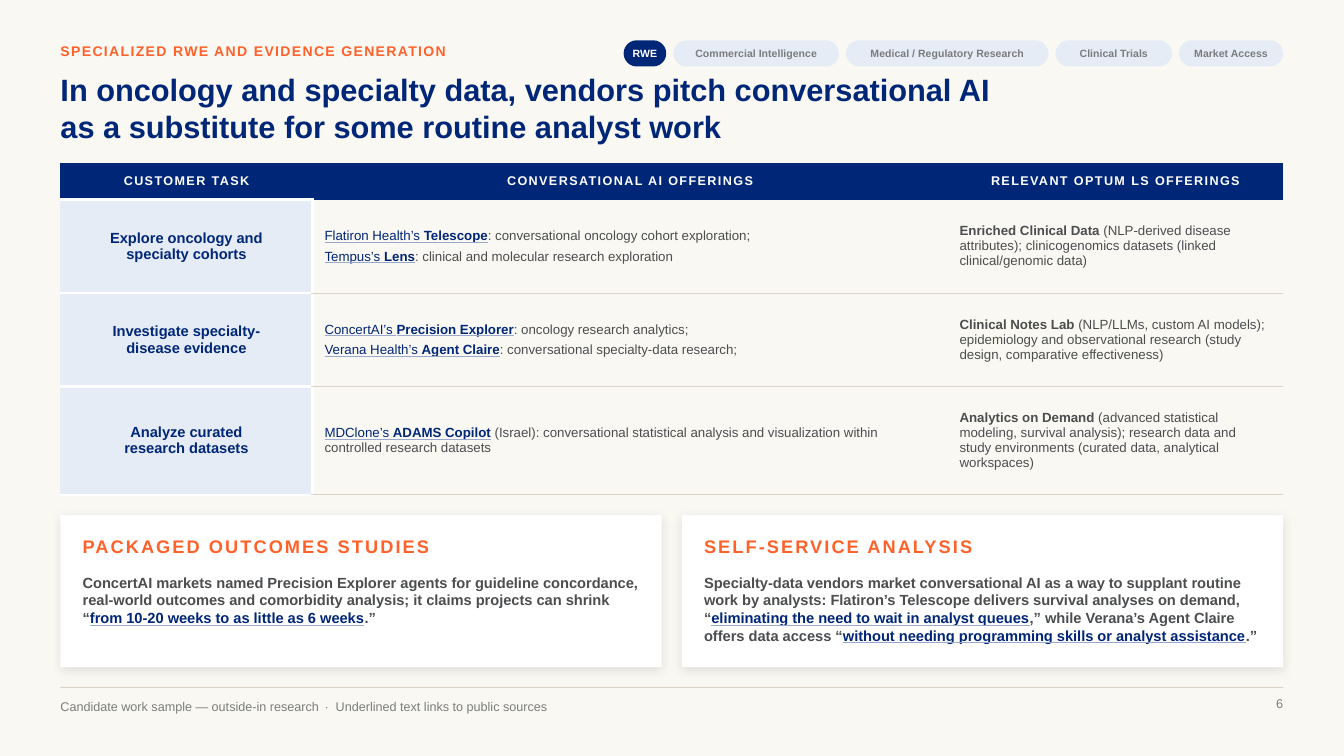
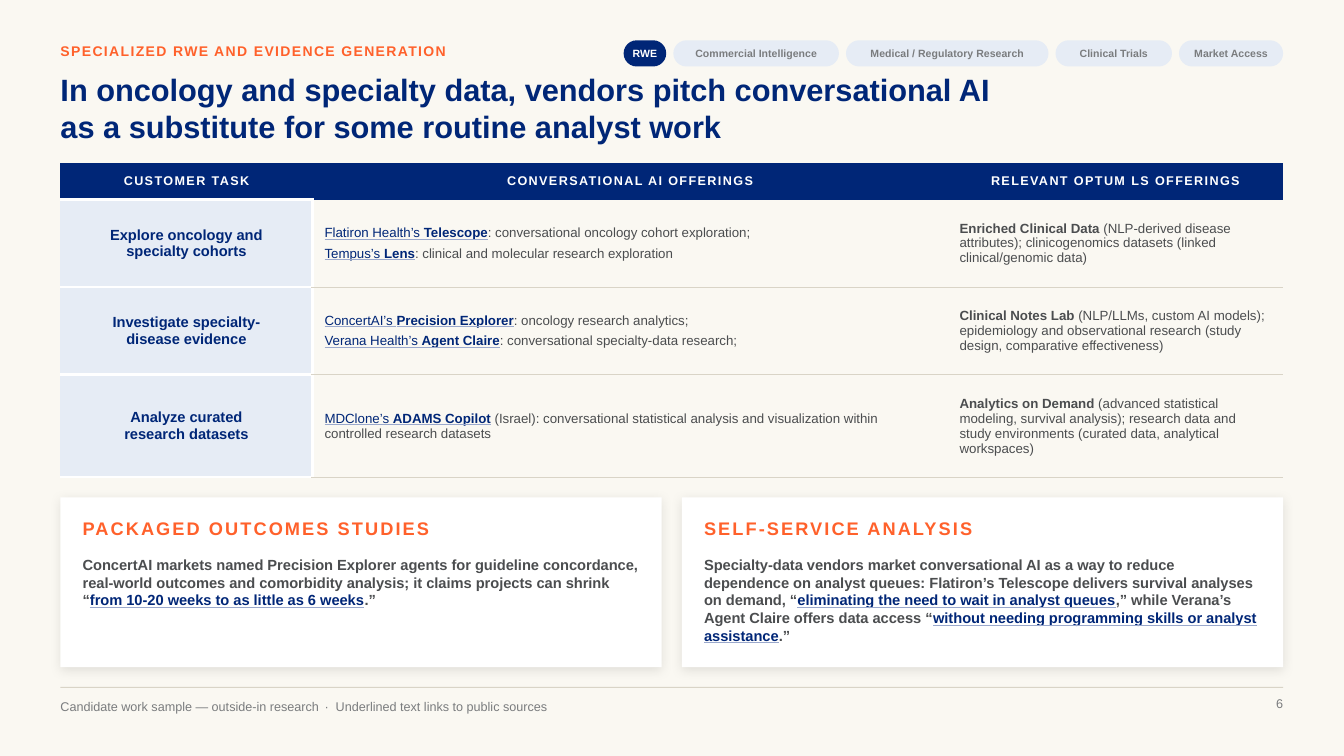
Before and after one commit to marinojt/test, a slide deck: slide 6 of deck/Optum-LS-Conversational-AI-10.16.pptx. Drawn at 1344x756 pixels with LibreOffice and Linux fonts; fonts in the diff are those of the drawing. Boxes give left, top, right and bottom in pixels: in the first picture for what was removed or moved away, otherwise in the second. Text is boxed around its words. In the diff, an @@ line names an element or a change of style, - is before the commit and + after.

```diff
--- a/deck/Optum-LS-Conversational-AI-10.16.pptx
+++ b/deck/Optum-LS-Conversational-AI-10.16.pptx
@@ table: place and size @@
-table at [60, 163, 1284, 495]
+table at [60, 163, 1284, 477]
@@ rectangle: place and size @@
-rectangle at [60, 515, 661, 667]
+rectangle at [60, 497, 661, 667]
@@ rectangle: place and size @@
-rectangle at [682, 515, 1282, 667]
+rectangle at [682, 497, 1282, 667]
@@ text "PACKAGED OUTCOMES STUDIES": place and size @@
-text "PACKAGED OUTCOMES STUDIES" at [83, 535, 640, 564]
+text "PACKAGED OUTCOMES STUDIES" at [83, 517, 640, 545]
@@ text "SELF-SERVICE ANALYSIS": place and size @@
-text "SELF-SERVICE ANALYSIS" at [705, 535, 1262, 564]
+text "SELF-SERVICE ANALYSIS" at [705, 517, 1262, 545]
@@ text "ConcertAI markets named Precision Explorer ...": place and size @@
-text "ConcertAI markets named Precision Explorer ..." at [83, 577, 638, 626]
+text "ConcertAI markets named Precision Explorer ..." at [83, 559, 638, 609]
@@ text at [704, 559, 1256, 643]: text changed @@
-Specialty-data vendors market conversational AI as a way to supplant routine work by analysts: Flatiron’s Telescope delivers survival analyses on demand, “eliminating the need to wait in analyst queues,” while Verana’s Agent Claire offers data access “without needing programming skills or analyst assistance.”
+Specialty-data vendors market conversational AI as a way to reduce dependence on analyst queues: Flatiron’s Telescope delivers survival analyses on demand, “eliminating the need to wait in analyst queues,” while Verana’s Agent Claire offers data access “without needing programming skills or analyst assistance.”
```
Also in this commit, not shown: 4 other slides changed, 6 other files.
